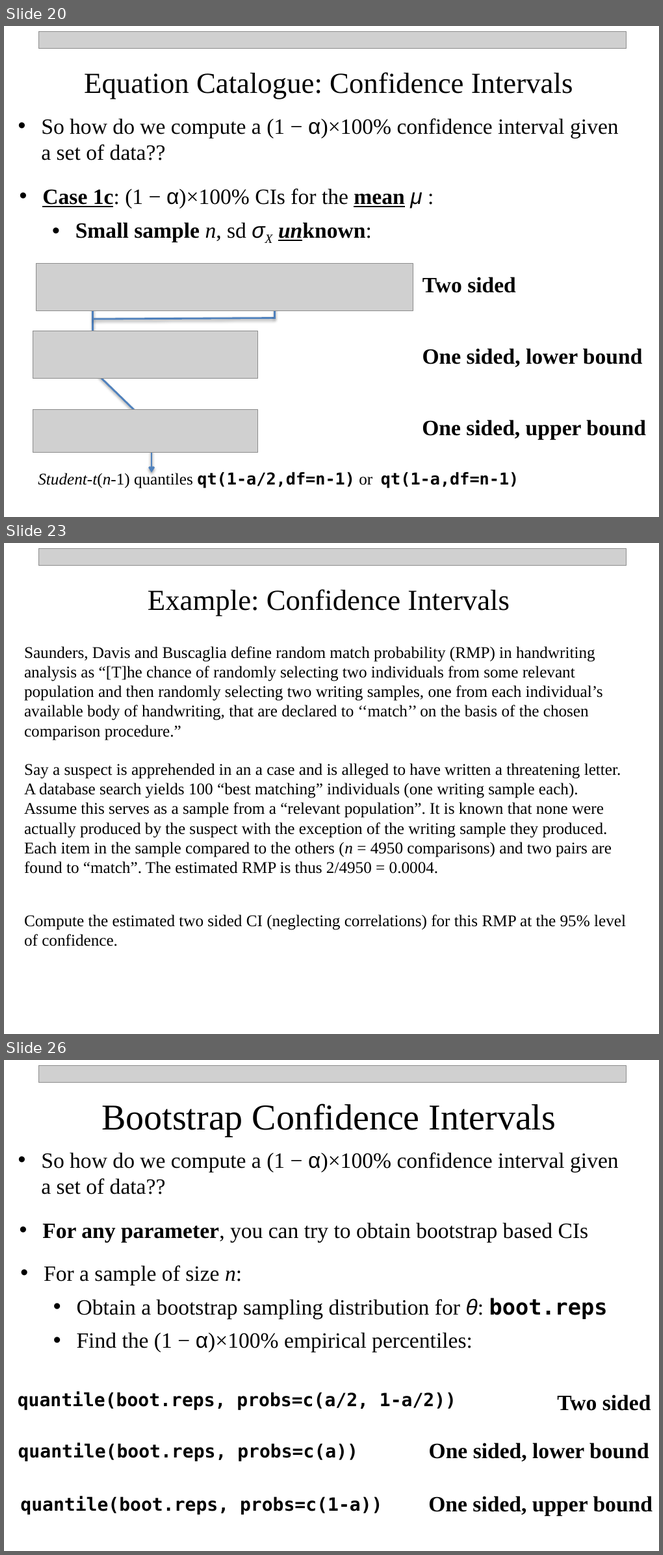
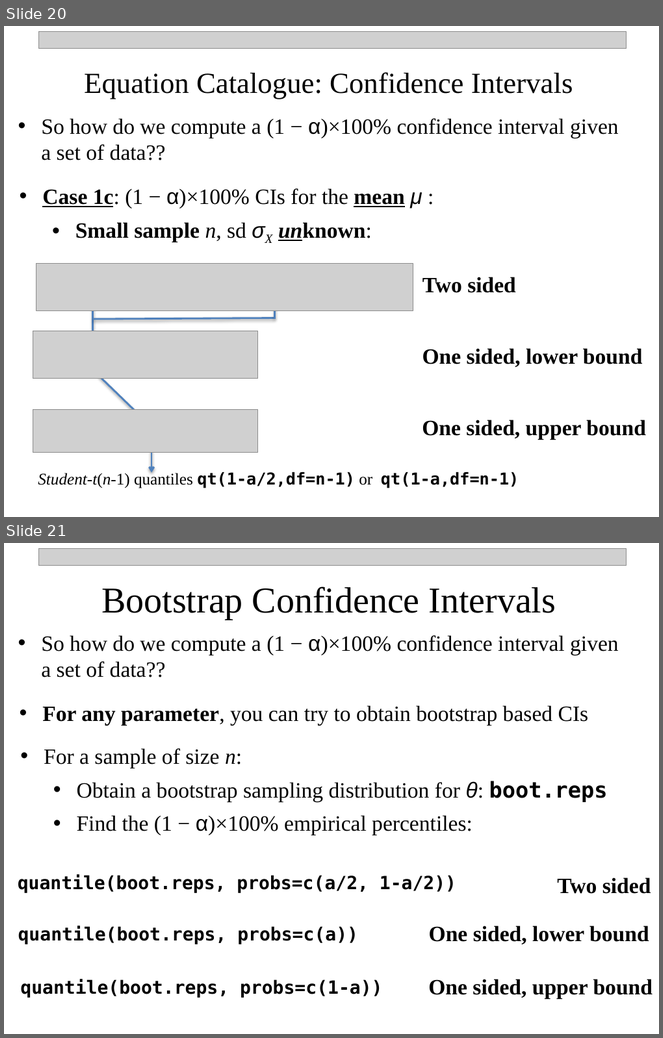
Before and after one commit to npetraco/MAT301, a slide deck: Notes/6_Interval_Estimation_Confidence.pptx. Shown one above the other, each under a label of ours: slides 20, 23 and 26 before the commit, slides 20 and 21 after it; the slides between them are not shown. The pictures are 663x1555 and 663x1038 pixels, drawn with LibreOffice and Linux fonts; fonts in the diff are those of the drawing; grey boxes stand for pictures. Boxes give left, top, right and bottom in pixels: in the first picture for what was removed or moved away, otherwise in the second. Text is boxed around its words. In the diff, an @@ line names an element or a change of style, - is before the commit and + after.

```diff
--- a/Notes/6_Interval_Estimation_Confidence.pptx
+++ b/Notes/6_Interval_Estimation_Confidence.pptx
@@ slide 23 removed at (4,543,659,1034), background #FFFFFF @@
@@ picture removed at (38,548,627,565) @@
@@ text removed at (148,589,510,616) @@
-Example: Confidence Intervals
@@ text removed at (24,646,603,741) @@
-Saunders, Davis and Buscaglia define random match probability (RMP) in handwriting analysis as “[T]he chance of randomly selecting two individuals from some relevant population and then randomly selecting two writing samples, one from each individual’s available body of handwriting, that are declared to ‘‘match’’ on the basis of the chosen comparison procedure.”
@@ text removed at (24,763,622,874) @@
-Say a suspect is apprehended in an a case and is alleged to have written a threatening letter. A database search yields 100 “best matching” individuals (one writing sample each). Assume this serves as a sample from a “relevant population”. It is known that none were actually produced by the suspect with the exception of the writing sample they produced. Each item in the sample compared to the others (n = 4950 comparisons) and two pairs are found to “match”. The estimated RMP is thus 2/4950 = 0.0004.
@@ text removed at (24,915,626,947) @@
-Compute the estimated two sided CI (neglecting correlations) for this RMP at the 95% level of confidence.
@@ what was slide 26 is now slide 21 @@
```
Also in this commit, not shown: 3 slides changed, 1 slide added, 5 other slides removed.
